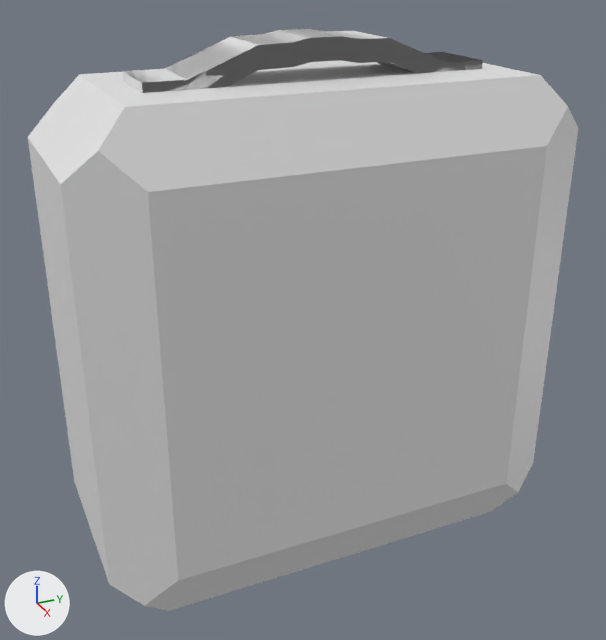
The FBX model Assets/3D Models/medpac_small.fbx, before and after one commit.
Before and after are seen from a 50 mm camera at (2.95, -1.35, 1.47) aimed at (0.02, -0.03, 0.0). The axes (+X, +Y, +Z) are drawn at lower left. The lights are the same throughout. Where no turn or scale is listed for an object, it has been applied to the vertices.

The older version as bpy lines, for what is in view:
```python
mat_material = principled_material('Material')
mat_material.base_color = (0.8, 0.8, 0.8)  # white #e7e7e7
me_cube = bpy.data.meshes.new('Cube')
me_cube.from_pydata(...)  # 88 vertices, 74 faces; spans x -0.48..0.47, y -1.0..1.0, z -1.0..1.15
me_cube.materials.append(mat_material)  # white #e7e7e7
me_cube_001 = bpy.data.meshes.new('Cube.001')
me_cube_001.from_pydata(...)  # 52 vertices, 50 faces; spans x -0.143..0.143, y -0.671..0.676, z -0.232..-0.082
ob_cube = bpy.data.objects.new('Cube', me_cube)
ob_cube.location = (0.0, 0.0, 0.0)
ob_cube_001 = bpy.data.objects.new('Cube.001', me_cube_001)
ob_cube_001.location = (0.0, 0.0, 1.231)
```
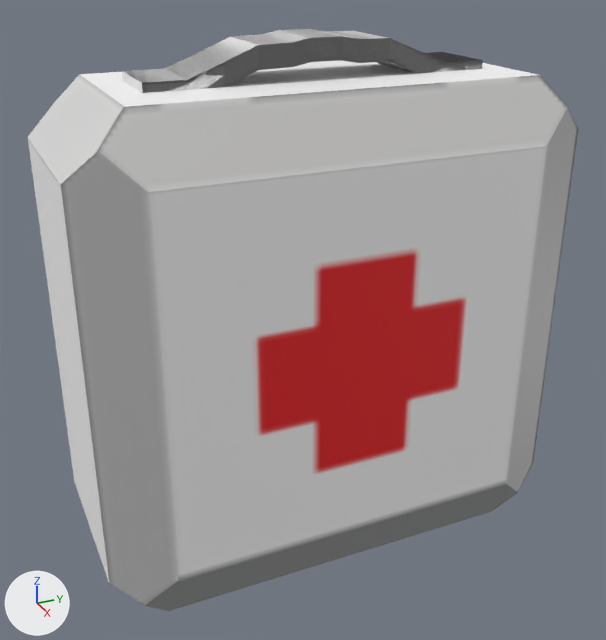
Boxes [x1, y1, x2, y2] around the edits, measured in the pictures (606 x 640 px):
'Cube', surface changed: [28, 31, 578, 611] in both
part 1 of me_cube, surface changed: [28, 29, 578, 611] in both

Patch to the scene script:
```diff
--- a/Assets/3D Models/medpac_small.fbx.py
+++ b/Assets/3D Models/medpac_small.fbx.py
@@ img_medpack_small_ref_whole_png @@
+img_medpack_small_ref_whole_png = load_image('Medpack_Small_Ref_Whole.png', 'Materials/Medpack_Small_Ref_Whole.png', 2550, 3300, 'sRGB')
@@ mat_material @@
 mat_material = principled_material('Material')
-mat_material.base_color = (0.8, 0.8, 0.8)  # white #e7e7e7
+mat_material.texture = img_medpack_small_ref_whole_png
@@ me_cube @@
 me_cube.from_pydata(...)  # 88 vertices, 74 faces; spans x -0.48..0.47, y -1.0..1.0, z -1.0..1.15
 # used by ob_cube; location = (0.0, 0.0, 0.0)
+# me_cube part 1: texture (UV) coordinates of 74 of 74 faces, centred in x -0.48..0.47, y -1.0..1.0, z -1.0..1.15, changed; they spanned u 0.12..0.88, v 0.0..1.0 and now span u 0.43..0.88, v 0.0..0.88
 me_cube.materials.append(mat_material)
```
